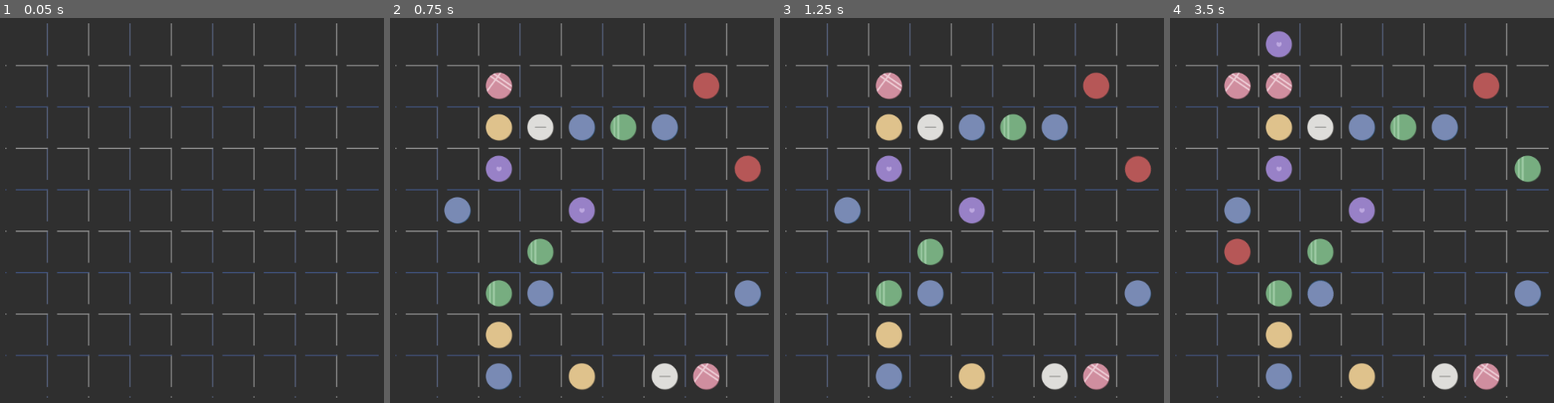
Above: before the commit, frames 1-4 (left to right).
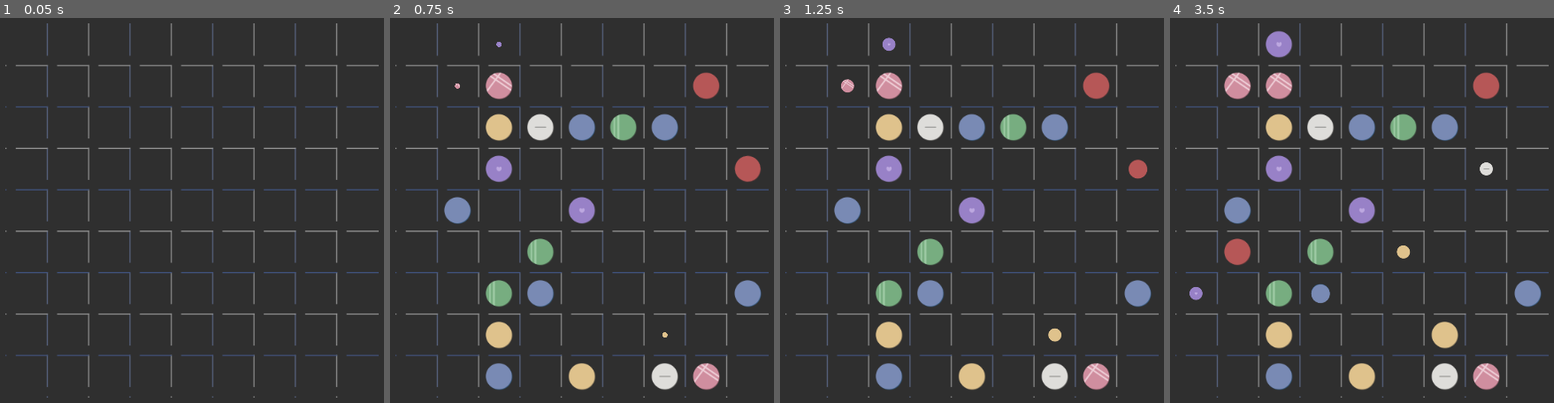
Above: after the commit, the same moments.

Repository: hangduykhiem/Simpline
Game: Godot game, scene res://GameBoard.tscn
Same seed, same stepped clock (60 frames per second), same inputs: the game is played once before the commit and once after it.
Inputs (mouse positions are in pixels of both pictures, inside the frame that each line leads up to):
- Up to frame 1 (0.05 s): no input
- Up to frame 2 (0.75 s): move the mouse to (739, 191) at 0.52 s; click (739, 191) at 0.67 s
- Up to frame 3 (1.25 s): no input
- Up to frame 4 (3.5 s): tap Enter at 1.25 s; move the mouse to (1219, 229) at 1.27 s; click (1219, 229) at 1.42 s; move the mouse to (1431, 118) at 2.02 s; click (1431, 118) at 2.17 s; move the mouse to (1327, 295) at 2.77 s; click (1327, 295) at 2.92 s

Frame 1 is identical in both runs. In frame 2, less than 0.1% of the frame differs, in the area x 16-97%, y 6-83%; in frame 3, 0.5%; in frame 4, 1.3%, in the area x 5-97%, y 35-86%.

Commit message:
Add prediction

Diff:
--- a/Ball.gd
+++ b/Ball.gd
@@ -36,3 +36,4 @@
     elif (!_selected):
         $AnimationPlayer.stop()
         $Sprite.rotation_degrees = 0
+        $Sprite.scale = Vector2(1,1)
--- a/Ball.tscn
+++ b/Ball.tscn
@@ -16,11 +16,24 @@
 "points": PoolRealArray( 0, -0.25, 0, 0.25, 0, 360, -0.25, 0, 0.25, 0 ),
 "times": PoolRealArray( 0, 1 )
 }
+tracks/1/type = "value"
+tracks/1/path = NodePath(".:scale")
+tracks/1/interp = 2
+tracks/1/loop_wrap = true
+tracks/1/imported = false
+tracks/1/enabled = true
+tracks/1/keys = {
+"times": PoolRealArray( 0.5, 1 ),
+"transitions": PoolRealArray( 1, 1 ),
+"update": 0,
+"values": [ Vector2( 0.7, 0.7 ), Vector2( 1, 1 ) ]
+}
 
 [node name="Ball" type="Node2D"]
 script = ExtResource( 1 )
 
 [node name="Sprite" type="Sprite" parent="."]
+rotation = 6.28319
 texture = ExtResource( 2 )
 
 [node name="AnimationPlayer" type="AnimationPlayer" parent="."]
--- a/GameBoard.gd
+++ b/GameBoard.gd
@@ -12,10 +12,11 @@
 
 var _rng = RandomNumberGenerator.new()
 var _pf = PathFinder.new()
+
 var _moving = false
-
 var _ball_grid = []
 var _current_selected_pos
+var _next_ball = {}
 
 
 func _ready():
@@ -74,7 +75,31 @@
         add_child(ball)
         _ball_grid[x][y] = ball
         _pf.set_position_disabled(x, y, true)
-
+    yield($Tween, "tween_all_completed")
+    _get_next_balls()
+
+
+func _get_next_balls():
+     _next_ball.clear()
+     for _i in range(3):
+        var x = _rng.randi_range(0,8)
+        var y = _rng.randi_range(0,8)
+
+        while (_ball_grid[x][y] != null):
+            x = _rng.randi_range(0,8)
+            y = _rng.randi_range(0,8)
+
+        var color = _rng.randi_range(0,6)
+        var ball = Ball.instance()
+        ball.color = color
+        ball.position = _calculate_center_position(x, y)
+        ball.scale = Vector2(0,0)
+
+        $Tween.interpolate_property(ball, "scale:x", 0, .5, .5, Tween.TRANS_CUBIC, Tween.EASE_IN_OUT, 0)
+        $Tween.interpolate_property(ball, "scale:y", 0, .5, .5, Tween.TRANS_CUBIC, Tween.EASE_IN_OUT, 0)
+        add_child_below_node($Grid, ball)
+        $Tween.start()
+        _next_ball[Vector2(x, y)] = ball
 
 func _move_selected_ball(pos):
     _moving = true
@@ -87,7 +112,8 @@
         _pf.set_position_disabled(from_pos.x, from_pos.y, false)
         _pf.set_position_disabled(pos.x, pos.y, true)
         _animate_movement(path, ball)
-
+    else:
+        _moving = false
 
 func _animate_movement(path, ball):
     var i = 1
@@ -142,9 +168,6 @@
         if (bottom_top_start.x + i < 9 && bottom_top_start.y - i >= 0):
             bottom_top.append(Vector2(bottom_top_start.x + i, bottom_top_start.y - i))
 
-    var first_color_index = -1
-    var last_color_index = -1
-
     var result = []
     result = result + _check_row_for_score(row, color)
     result = result + _check_row_for_score(column, color)
@@ -183,26 +206,24 @@
 
 func _animate_clear_or_new_ball(result):
     if (result.size() == 0):
-        for _i in range(3):
-            var x = _rng.randi_range(0,8)
-            var y = _rng.randi_range(0,8)
-
-            while (_ball_grid[x][y] != null):
-                x = _rng.randi_range(0,8)
-                y = _rng.randi_range(0,8)
-
-            var color = _rng.randi_range(0,6)
-            var ball = Ball.instance()
-            ball.color = color
-            ball.position = _calculate_center_position(x, y)
-            ball.scale = Vector2(0,0)
-            add_child(ball)
-            $Tween.interpolate_property(ball, "scale:x", 0, 1, .5, Tween.TRANS_CUBIC, Tween.EASE_IN_OUT, 0)
-            $Tween.interpolate_property(ball, "scale:y", 0, 1, .5, Tween.TRANS_CUBIC, Tween.EASE_IN_OUT, 0)
-            _ball_grid[x][y] = ball
-            _pf.set_position_disabled(x, y, true)
+        for key in _next_ball.keys():
+            var pos = key
+            var ball = _next_ball[key]
+
+            while (_ball_grid[pos.x][pos.y] != null):
+                var x = _rng.randi_range(0,8)
+                var y = _rng.randi_range(0,8)
+                pos = Vector2(x,y)
+
+            ball.position = _calculate_center_position(pos.x, pos.y)
+            _ball_grid[pos.x][pos.y] = ball
+            _pf.set_position_disabled(pos.x, pos.y, true)
+            $Tween.interpolate_property(ball, "scale:x", .5, 1, .5, Tween.TRANS_CUBIC, Tween.EASE_IN_OUT, 0)
+            $Tween.interpolate_property(ball, "scale:y", .5, 1, .5, Tween.TRANS_CUBIC, Tween.EASE_IN_OUT, 0)
+
         $Tween.start()
         yield($Tween, "tween_all_completed")
+        _get_next_balls()
 
     else:
         for ball_pos in result:
